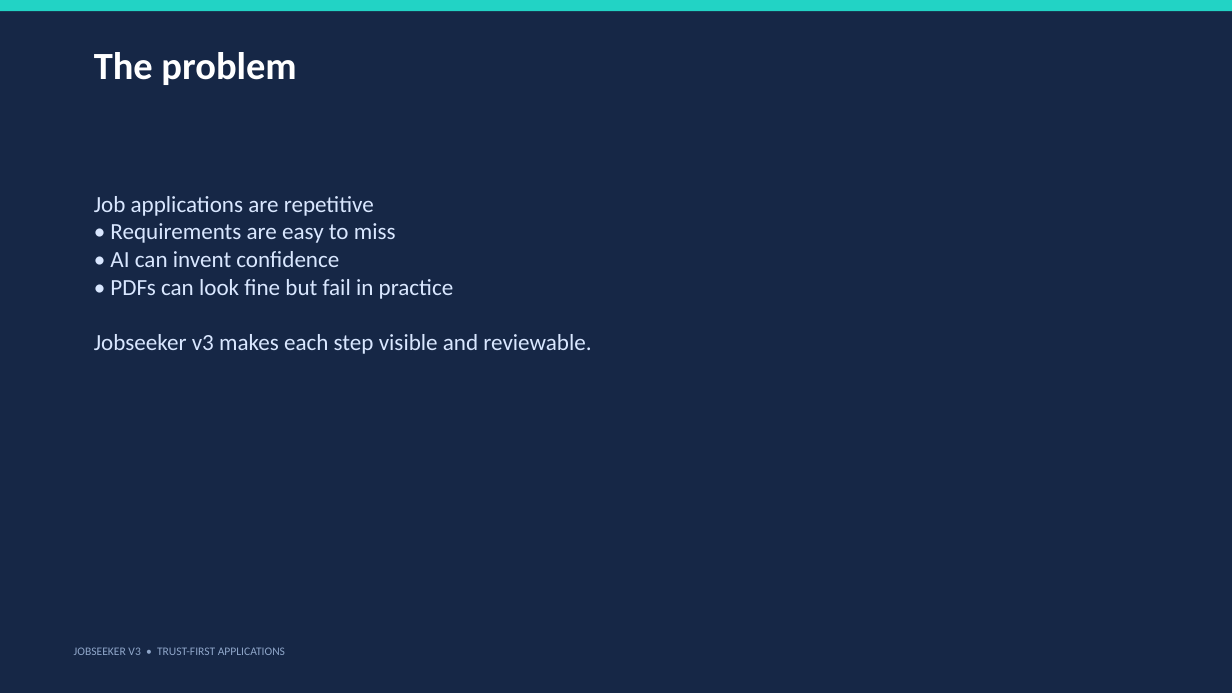
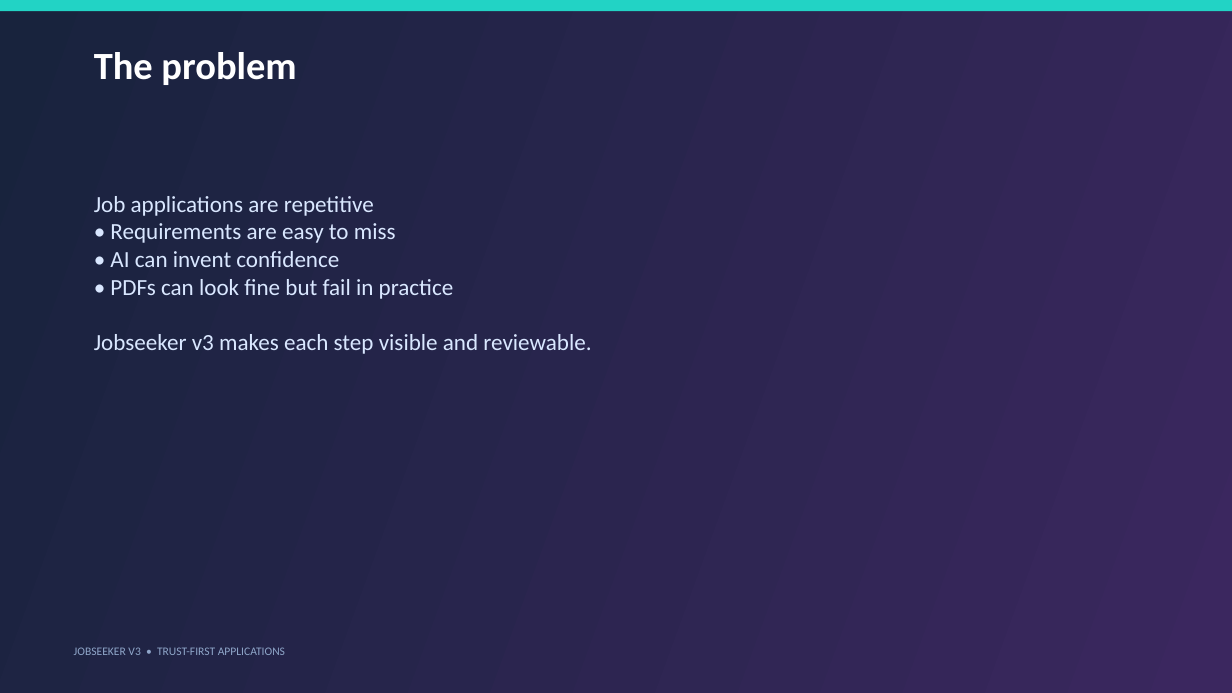
Before and after one commit to japperJ/jobseekerv3, a slide deck: slide 2 of slides/jobseeker-v3-intro.pptx. Drawn at 1232x693 pixels with LibreOffice and Linux fonts; fonts in the diff are those of the drawing. Boxes give left, top, right and bottom in pixels: in the first picture for what was removed or moved away, otherwise in the second. Text is boxed around its words. In the diff, an @@ line names an element or a change of style, - is before the commit and + after.

```diff
--- a/slides/jobseeker-v3-intro.pptx
+++ b/slides/jobseeker-v3-intro.pptx
@@ background #162746 to gradient #18233D to #3B275F @@
```
Also in this commit, not shown: 8 other slides changed, 1 slide added.
